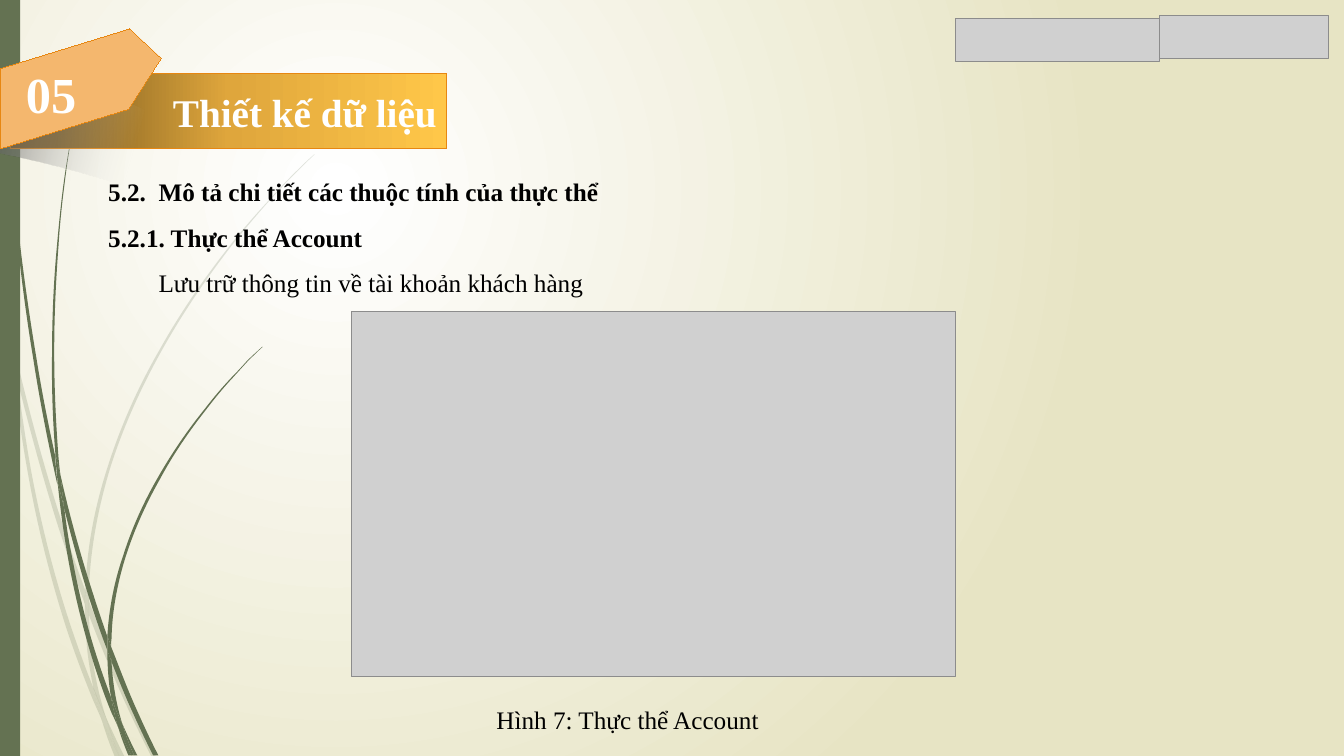
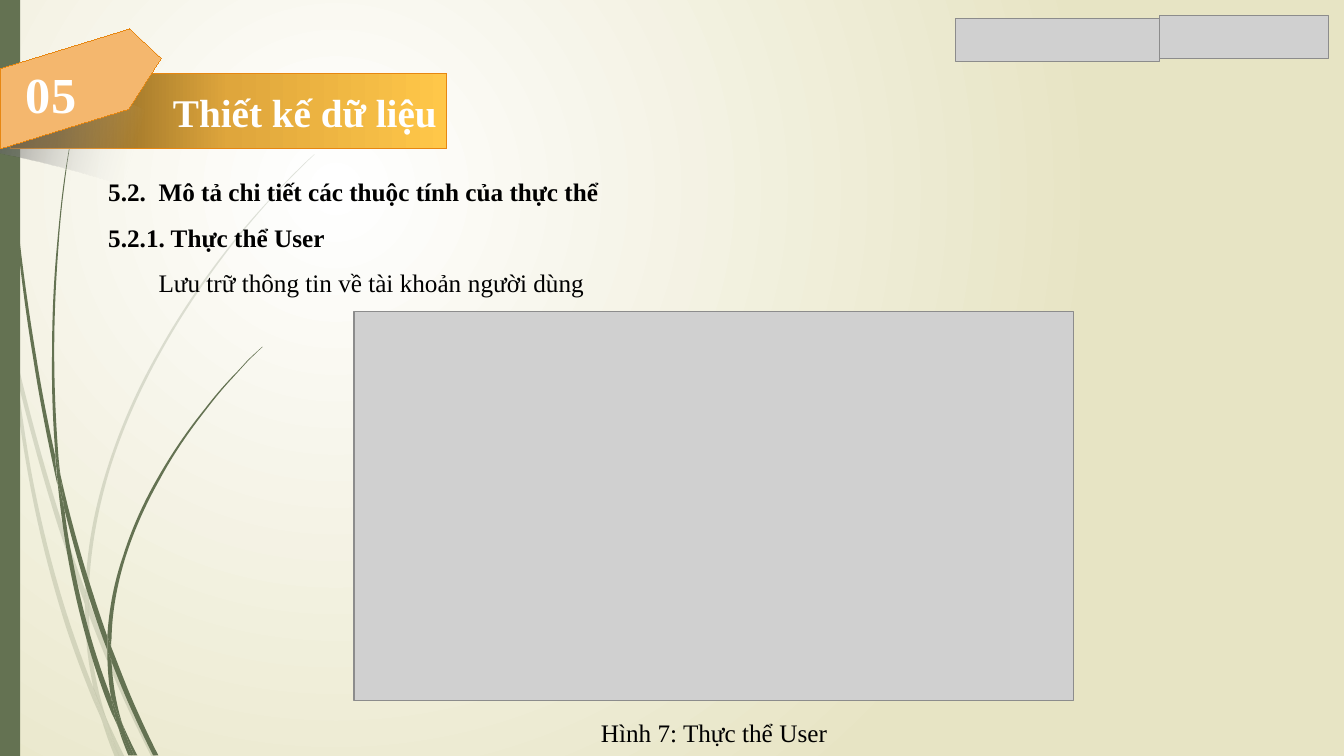
Before and after one commit to Trong-Nhan/Do_An_Ky_Cuoi, a slide deck: slide 31 of Slide Đồ Án.pptx. Drawn at 1344x756 pixels with LibreOffice and Linux fonts; fonts in the diff are those of the drawing; grey boxes stand for pictures. Boxes give left, top, right and bottom in pixels: in the first picture for what was removed or moved away, otherwise in the second. Text is boxed around its words. In the diff, an @@ line names an element or a change of style, - is before the commit and + after.

```diff
--- a/Slide Đồ Án.pptx
+++ b/Slide Đồ Án.pptx
@@ text at <box>108,228,583,298</box>: text changed @@
-5.2.1. Thực thể Account
-Lưu trữ thông tin về tài khoản khách hàng
+5.2.1. Thực thể User
+Lưu trữ thông tin về tài khoản người dùng
@@ picture: place and size @@
-picture at <box>351,312,956,677</box>
+picture at <box>354,312,1074,701</box>
@@ text at <box>601,723,827,746</box>: text changed @@
-Hình 7: Thực thể Account
+Hình 7: Thực thể User
```
Also in this commit, not shown: 22 other slides changed.
